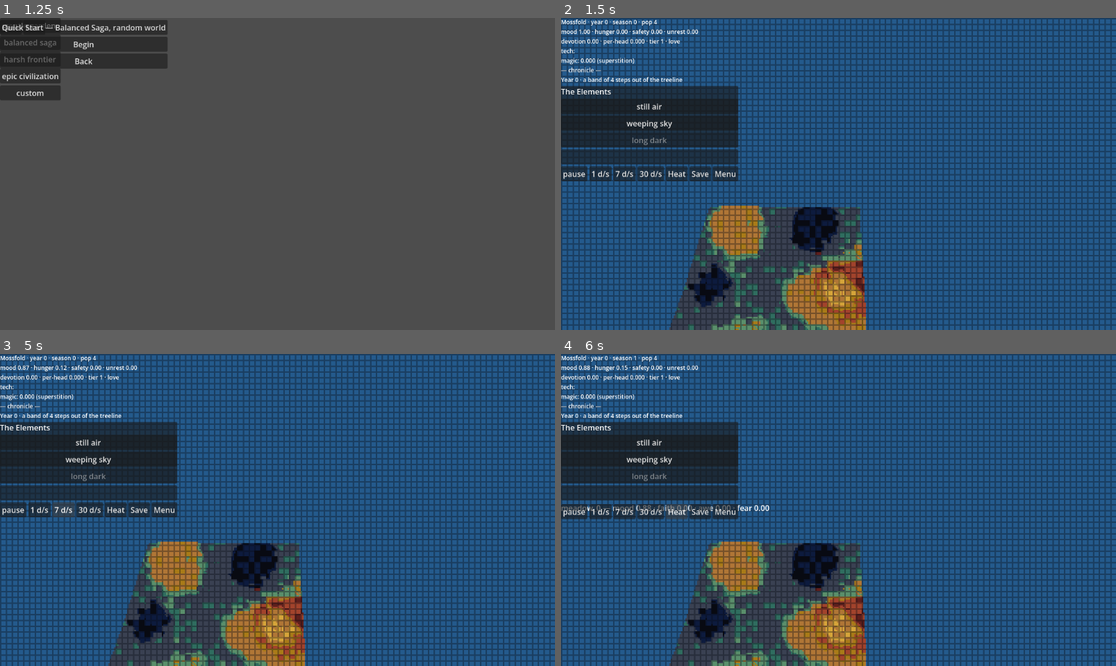
Above: before the commit, frames 1-4 (two rows, left to right).
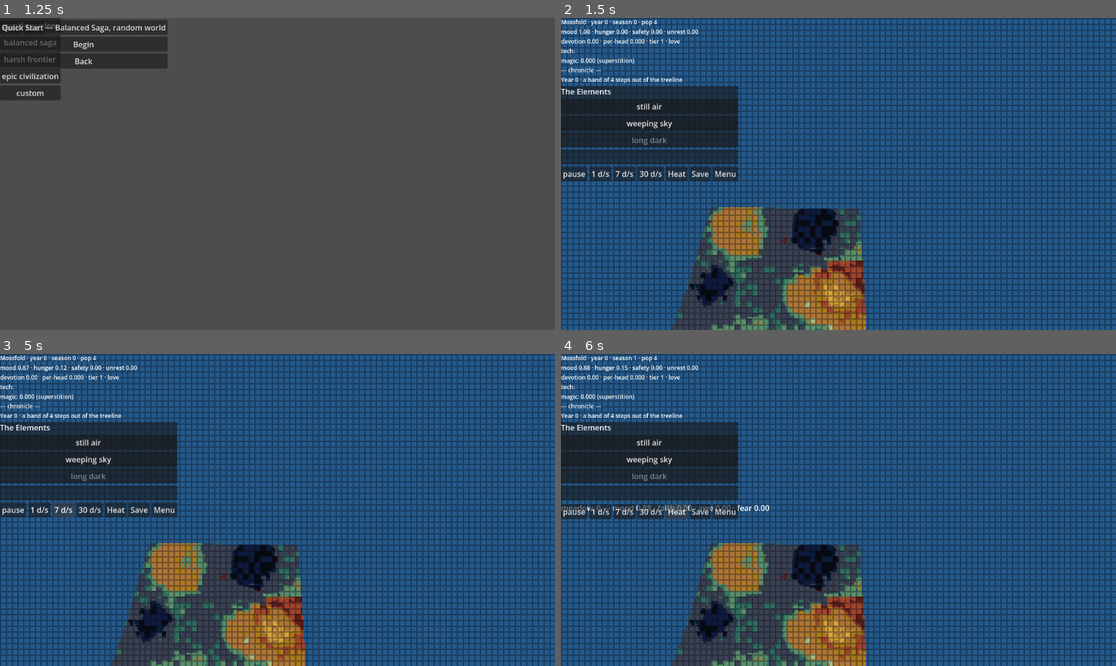
Above: after the commit, the same moments.

Repository: khuzul2/gnome-colony
Game: Godot game, scene res://presentation/main.tscn
Same seed, same stepped clock (60 frames per second), same inputs: the game is played once before the commit and once after it.
Inputs:
- Up to frame 1 (1.25 s): click "New Game" at 0.5 s
- Up to frame 2 (1.5 s): click "Quick Start — Balanced Saga, …" at 1.25 s
- Up to frame 3 (5 s): click "still air" at 2 s; click "weeping sky" at 2.75 s; click "1 d/s" at 3.5 s; click "7 d/s" at 4.25 s
- Up to frame 4 (6 s): click "30 d/s" at 5 s; click "Heat" at 5.75 s

Frame 1 is identical in both runs. In frame 2, 1.6% of the frame differs, in the area x 19-55%, y 60-100%; in frame 3, 1.6%; in frame 4, 1.6%.

Commit message:
R5.1: amplified terrain relief — the heightfield reads as literal 3-D
The 3-D heightfield existed but read flat: region elevations (~1–3 units) are
~0.1% of the 28 km plane. Normalize baked height to a RELIEF_KM (2.6 km) envelope
and clamp sub-SEA_LEVEL_T (0.15) ground up to a flat water plane [leg §L-relief].
_raw_height→_relief_t→_relief_y is the single field height_at, the mesh bake,
place_positions, the pick plane and walkable_faces all read, so picking / nav /
puppet placement stay consistent; palette bands still color by normalized t.

test_dimensional_terrain.gd (new, 4 legs). test_world_view + test_phase13_exit
moved from the old raw-elevation contract to the relief contract. Suite 756/756,
lint clean, reviewer no blockers.

Co-Authored-By: Claude Opus 4.8 <noreply@anthropic.com>

Diff:
--- a/presentation/world_view.gd
+++ b/presentation/world_view.gd
@@ -9,6 +9,13 @@
 const GRID := 24
 const EXTENT_KM := 14.0
 
+## R5.1 [leg §L-relief] — the raw region elevations (≈1–3 units) are ~0.1% of the
+## 28 km plane, so the terrain read flat at Gate A. Normalize the baked height to
+## a legible vertical relief and clamp sub-sea ground to a flat water plane, so the
+## ground reads as literal 3-D in the mosaic style. Both tuned at Gate A2.
+const RELIEF_KM := 2.6  ## peak-to-trough vertical span (≈9% of the 28 km plane)
+const SEA_LEVEL_T := 0.15  ## normalized heights below this clamp up to the sea plane
+
 var mesh_instance := MeshInstance3D.new()
 var baked_version := -1
 ## The raw walkable triangles of the last bake (CPU-side) — NavWorld
@@ -16,6 +23,10 @@
 var walkable_faces := PackedVector3Array()
 
 var _graph: RegionGraph
+## Elevation bounds of the last bake — normalize raw IDW height into the relief
+## envelope so height_at (picking/nav) agrees with the baked mesh.
+var _min_e := 0.0
+var _span := 1.0
 ## R1.5 — a matte, vertex-colored terrain material (palette bands by
 ## elevation), so the ground reads as tesserae through the mosaic pass.
 var _material := StandardMaterial3D.new()
@@ -52,9 +63,9 @@
 	baked_version = graph.version
 
 
-## Skin height at a world-plane point — IDW over the basins (the same
-## field the mesh is baked from, so tests and picking agree).
-func height_at(point: Vector2) -> float:
+## Raw IDW elevation over the basins (pre-relief) — the source field the
+## normalized skin height is mapped from.
+func _raw_height(point: Vector2) -> float:
 	var weight_sum := 0.0
 	var height := 0.0
 	for region in _graph.regions:
@@ -65,15 +76,34 @@
 	return height / weight_sum if weight_sum > 0.0 else 0.0
 
 
+## R5.1 [leg §L-relief] — normalized elevation of a point in [0,1] over the bake's
+## elevation bounds; drives both the vertex height and the palette band.
+func _relief_t(point: Vector2) -> float:
+	return clampf((_raw_height(point) - _min_e) / _span, 0.0, 1.0)
+
+
+## R5.1 [leg §L-relief] — normalized elevation → mesh height: amplified to the
+## relief envelope, with sub-sea ground clamped up to the flat water plane.
+static func _relief_y(t: float) -> float:
+	return RELIEF_KM * maxf(t, SEA_LEVEL_T)
+
+
+## Skin height at a world-plane point — the relief-mapped mesh height (the SAME
+## field the mesh is baked from, so picking / nav / puppet placement agree).
+func height_at(point: Vector2) -> float:
+	return _relief_y(_relief_t(point))
+
+
 func _bake() -> void:
-	# Elevation bounds for the palette bands — the IDW height stays within the
-	# region elevations, so their min/max normalize the vertex colors [R1.5].
+	# Elevation bounds normalize the raw IDW height into the relief envelope; the
+	# same bounds drive the palette bands, so terraces and geometry agree [R5.1].
 	var min_e := INF
 	var max_e := -INF
 	for region in _graph.regions:
 		min_e = minf(min_e, region["elevation"])
 		max_e = maxf(max_e, region["elevation"])
-	var span := maxf(0.001, max_e - min_e)
+	_min_e = min_e
+	_span = maxf(0.001, max_e - min_e)
 	var st := SurfaceTool.new()
 	st.begin(Mesh.PRIMITIVE_TRIANGLES)
 	walkable_faces = PackedVector3Array()
@@ -88,12 +118,16 @@
 				Vector2(x0 + step, z0 + step),
 				Vector2(x0, z0 + step),
 			]
+			# Relief-mapped height + its palette band per corner [R5.1, leg §L-relief].
 			var verts := []
+			var bands := []
 			for c in corners:
-				verts.append(Vector3(c.x, height_at(c), c.y))
+				var t := _relief_t(c)
+				bands.append(t)
+				verts.append(Vector3(c.x, _relief_y(t), c.y))
 			for index in [0, 1, 2, 0, 2, 3]:
 				var v: Vector3 = verts[index]
-				st.set_color(terrain_color((v.y - min_e) / span))
+				st.set_color(terrain_color(bands[index]))
 				st.add_vertex(v)
 				walkable_faces.append(v)
 	st.generate_normals()
--- a/test/integration/test_phase13_exit.gd
+++ b/test/integration/test_phase13_exit.gd
@@ -13,13 +13,27 @@
 	var view := WorldView.new()
 	add_child_autofree(view)
 	view.sync(graph)
+	# R5.1 [leg §L-relief]: the skin is relief-mapped (amplified + water-clamped),
+	# not raw elevation. It still reflects the graph — every basin lands in the
+	# relief envelope and higher elevation reads at least as high.
+	var floor_y := WorldView.RELIEF_KM * WorldView.SEA_LEVEL_T
+	var lo: Dictionary = graph.regions[0]
+	var hi: Dictionary = graph.regions[0]
 	for region in graph.regions:
-		assert_almost_eq(
+		assert_between(
 			view.height_at(region["center"]),
-			region["elevation"],
-			0.2,
-			"the heightmap matches the region-graph at basin %d" % region["id"]
+			floor_y - 0.01,
+			WorldView.RELIEF_KM + 0.01,
+			"the heightmap reflects the region-graph at basin %d" % region["id"]
 		)
+		if region["elevation"] < lo["elevation"]:
+			lo = region
+		if region["elevation"] > hi["elevation"]:
+			hi = region
+	assert_true(
+		view.height_at(hi["center"]) >= view.height_at(lo["center"]),
+		"higher elevation reads at least as high on the skin"
+	)
 	# …a colony walks it…
 	var colony := Colony.new()
 	var pool := PuppetPool.new()
--- /dev/null
+++ b/test/test_dimensional_terrain.gd
@@ -0,0 +1,95 @@
+extends GutTest
+
+## Phase R5 — dimensional mosaic terrain [docs/redesign-plan-legibility.md,
+## docs/redesign-ravenna-legibility.md §L-relief]. The 3-D heightfield already
+## exists (WorldView) but reads flat: region elevations are tiny against a 28 km
+## plane. R5.1 amplifies relief to a legible envelope and clamps water flat, while
+## keeping height_at consistent with the mesh so picking/nav still land.
+##
+## This file accretes across the phase: R5.1 = relief envelope + water clamp;
+## R5.2 = oblique camera + pixel-snap; R5.3 = stage res + grout + slope-shade.
+
+
+func _graph() -> RegionGraph:
+	Rng.seed_with(51000)
+	return RegionGraph.generate(Tuning.resolve(WorldConfig.new())["world"])
+
+
+func _extreme_regions(graph: RegionGraph) -> Dictionary:
+	var lo: Dictionary = graph.regions[0]
+	var hi: Dictionary = graph.regions[0]
+	for r in graph.regions:
+		if r["elevation"] < lo["elevation"]:
+			lo = r
+		if r["elevation"] > hi["elevation"]:
+			hi = r
+	return {"lo": lo, "hi": hi}
+
+
+# --- R5.1: relief is real, not ~0 -------------------------------------------
+
+
+func test_relief_span_is_substantial():
+	# Gate-A NO-GO: terrain read as a flat sheet. The baked skin must now span a
+	# legible vertical relief across the map — not the ~0.1%-of-width it did.
+	var graph := _graph()
+	var view := WorldView.new()
+	add_child_autofree(view)
+	view.sync(graph)
+	var min_y := INF
+	var max_y := -INF
+	for r in graph.regions:
+		var y: float = view.height_at(r["center"])
+		min_y = minf(min_y, y)
+		max_y = maxf(max_y, y)
+	var span := max_y - min_y
+	# highest basin → ~RELIEF_KM, lowest → the water plane RELIEF_KM·SEA_LEVEL_T;
+	# IDW-at-centres softens the extremes, so assert a substantial band, not equality.
+	assert_gt(
+		span,
+		0.6 * WorldView.RELIEF_KM,
+		"the skin has real, legible vertical relief [leg §L-relief]"
+	)
+
+
+func test_heights_stay_within_the_relief_envelope():
+	var graph := _graph()
+	var view := WorldView.new()
+	add_child_autofree(view)
+	view.sync(graph)
+	var floor_y := WorldView.RELIEF_KM * WorldView.SEA_LEVEL_T
+	for r in graph.regions:
+		var y: float = view.height_at(r["center"])
+		assert_between(
+			y, floor_y - 0.01, WorldView.RELIEF_KM + 0.01, "basin height inside the envelope"
+		)
+
+
+func test_water_is_a_flat_plane_at_sea_level():
+	# Sub-SEA_LEVEL_T ground clamps up to the sea plane so a flat water body reads
+	# against the land relief. The lowest-elevation basin sits at t=0 → clamped.
+	var graph := _graph()
+	var view := WorldView.new()
+	add_child_autofree(view)
+	view.sync(graph)
+	var lo: Dictionary = _extreme_regions(graph)["lo"]
+	assert_almost_eq(
+		view.height_at(lo["center"]),
+		WorldView.RELIEF_KM * WorldView.SEA_LEVEL_T,
+		0.02,
+		"the lowest ground rests on the flat sea plane [leg §L-relief]"
+	)
+
+
+func test_height_at_agrees_with_the_mesh_field():
+	# Picking / nav / puppet placement all read height_at; it must be the SAME
+	# relief field the mesh is baked from. Higher elevation ⇒ higher (or equal) skin.
+	var graph := _graph()
+	var view := WorldView.new()
+	add_child_autofree(view)
+	view.sync(graph)
+	var ex := _extreme_regions(graph)
+	assert_true(
+		view.height_at(ex["hi"]["center"]) >= view.height_at(ex["lo"]["center"]),
+		"a higher basin sits at least as high on the skin (monotonic relief)"
+	)
--- a/test/test_world_view.gd
+++ b/test/test_world_view.gd
@@ -17,10 +17,13 @@
 	add_child_autofree(view)
 	view.sync(graph)
 	assert_not_null(view.mesh_instance.mesh, "a baked ArrayMesh exists")
-	var peak: Dictionary = graph.regions[0]
-	var sampled: float = view.height_at(peak["center"])
-	assert_almost_eq(
-		sampled, peak["elevation"], 0.15, "the skin's height at a basin ≈ its elevation"
+	# R5.1 [leg §L-relief]: the skin is relief-mapped (not raw elevation) — a
+	# basin's height falls in the [SEA_LEVEL_T, 1]·RELIEF_KM envelope. Detailed
+	# relief legs live in test_dimensional_terrain.gd.
+	var floor_y := WorldView.RELIEF_KM * WorldView.SEA_LEVEL_T
+	var sampled: float = view.height_at(graph.regions[0]["center"])
+	assert_between(
+		sampled, floor_y - 0.01, WorldView.RELIEF_KM + 0.01, "the skin's height is relief-mapped"
 	)
 
 
Not shown, changed: PROGRESS.md
